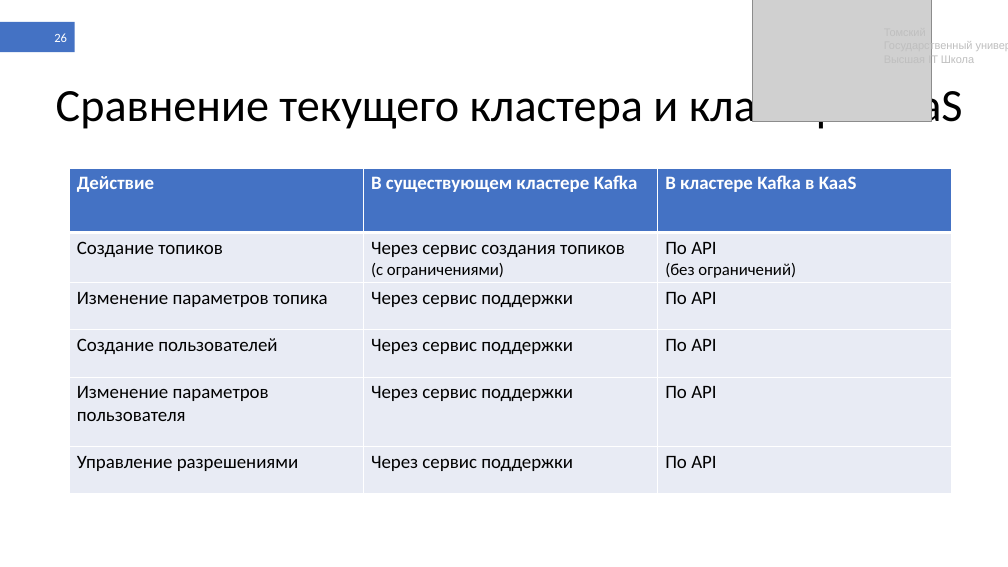
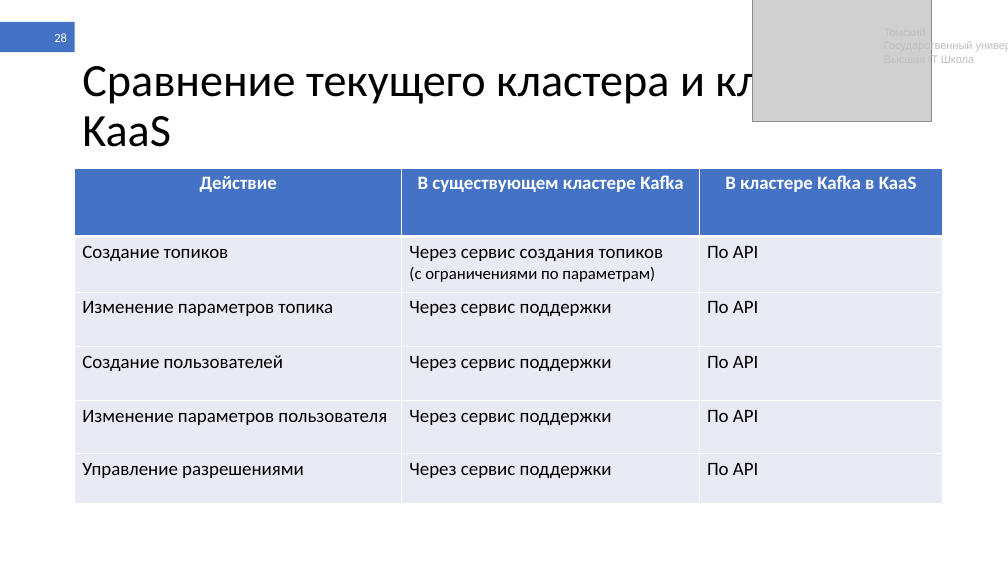
Before and after one commit to shameoff/GraduateWork, a slide deck: slide 28 of Презентация ВКР (в шаблоне).pptx (slide 26 before the commit). Drawn at 1008x567 pixels with LibreOffice and Linux fonts; fonts in the diff are those of the drawing; grey boxes stand for pictures. Boxes give left, top, right and bottom in pixels: in the first picture for what was removed or moved away, otherwise in the second. Text is boxed around its words. In the diff, an @@ line names an element or a change of style, - is before the commit and + after.

```diff
--- a/Презентация ВКР (в шаблоне).pptx
+++ b/Презентация ВКР (в шаблоне).pptx
@@ page number at [54,33,67,42]: text changed @@
-26
+28
@@ title "Сравнение текущего кластера и кластера ..." rewrapped from [56,83,963,133] to [82,58,888,147] @@
@@ table at [75,168,943,504] @@
-row 2, column 2: Через сервис создания топиков (с ограничениями)
+row 2, column 2: Через сервис создания топиков (с ограничениями по параметрам)
-row 2, column 3: По API (без ограничений)
+row 2, column 3: По API
@@ alignment left to centre @@
@@ table: place and size @@
-table at [70,168,952,494]
+table at [75,168,943,504]
```
Also in this commit, not shown: 27 other slides changed, 6 slides added, 2 slides removed, 8 other files.
